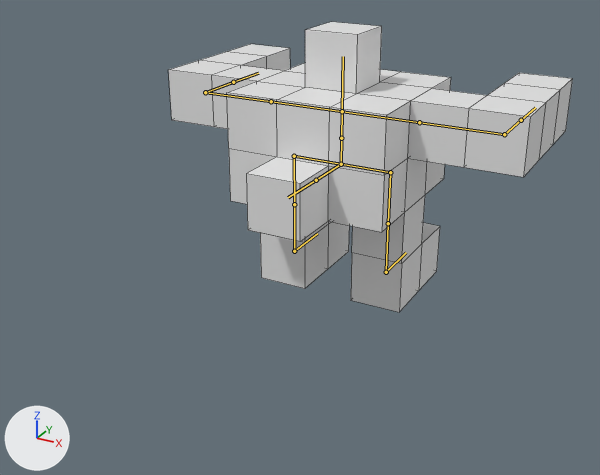
One commit to the Blender file Assets/Player.blend: the scene before it, then after it.
Rendered twice from a 50 mm camera at (6.45, -13.32, 7.49) aimed at (-0.26, -1.12, 1.39). Lighting does not change. The marker at lower left points along +X, +Y and +Z. The bones that bend it are drawn over the model as lines. Mesh edges are drawn as thin lines.

Names of what the first picture shows: 'Player'.
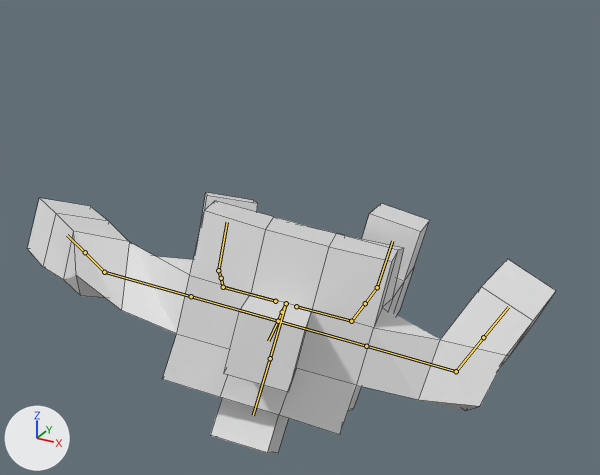
The newer file adds an action. The first version stands in its rest pose; the second is drawn at frame 101 of the action 'Die'.

Where the change shows, as pixel boxes (x1, y1, x2, y2) in the pictures (600 x 475 px):
'Player', posed (31% wider, 10% shorter): before (169, 22, 573, 312); after (27, 192, 556, 453)
bone 'Root', root to tip: before (341, 164) to (341, 138); after (286, 303) to (282, 312)
bone 'ForeArm_L', root to tip: before (504, 134) to (521, 120); after (456, 371) to (483, 337)
bone 'ForeArm_R', root to tip: before (205, 92) to (233, 82); after (104, 272) to (85, 252)
bone 'Hip_L', root to tip: before (341, 164) to (390, 172); after (296, 306) to (351, 321)
bone 'Leg_L.001', root to tip: before (390, 172) to (388, 223); after (351, 321) to (365, 303)
bone 'Hip_R', root to tip: before (341, 164) to (294, 156); after (275, 301) to (223, 287)
bone 'Leg_R.001', root to tip: before (294, 156) to (294, 204); after (223, 287) to (221, 278)
bone 'Tail', root to tip: before (341, 164) to (316, 180); after (286, 303) to (270, 358)

The change, as a list of edits to the scene's bpy script:
```text
Change bone_root:
    where bone_root = bpy.data.objects['Armature'].pose.bones['Root']
    bone_root.location: (0.0, 0.0, 0.0) -> (0.0, -1.96, 2.09)
    bone_root.rotation_quaternion: (1.0, 0.0, 0.0, 0.0) -> (0.772, 0.603, 0.06, -0.189)  # degrees (0, 0, 0) -> degrees (74, 19, -13)
Change bone_forearm_l:
    where bone_forearm_l = bpy.data.objects['Armature'].pose.bones['ForeArm_L']  # child of 'Arm_L'
    bone_forearm_l.rotation_quaternion: (1.0, 0.0, 0.0, 0.0) -> (0.843, -0.495, -0.072, -0.196)  # degrees (0, 0, 0) -> degrees (-58, -18, -16)
Change bone_forearm_r:
    where bone_forearm_r = bpy.data.objects['Armature'].pose.bones['ForeArm_R']  # child of 'Arm_R'
    bone_forearm_r.rotation_quaternion: (1.0, 0.0, 0.0, 0.0) -> (0.65, -0.678, 0.259, 0.223)  # degrees (0, 0, 0) -> degrees (-94, 40, -5)
Change bone_hip_l:
    where bone_hip_l = bpy.data.objects['Armature'].pose.bones['Hip_L']
    bone_hip_l.location: (0.0, 0.0, 0.0) -> (2.05, 0.19, -1.99)
    bone_hip_l.rotation_quaternion: (1.0, 0.0, 0.0, 0.0) -> (0.897, -0.102, 0.425, 0.065)  # degrees (0, 0, 0) -> degrees (-12, 51, 3)
Change bone_leg_l_001:
    where bone_leg_l_001 = bpy.data.objects['Armature'].pose.bones['Leg_L.001']  # child of 'Hip_L'
    bone_leg_l_001.rotation_quaternion: (1.0, 0.0, 0.0, 0.0) -> (0.965, -0.256, 0.054, 0.006)  # degrees (0, 0, 0) -> degrees (-30, 6, -1)
Change bone_hip_r:
    where bone_hip_r = bpy.data.objects['Armature'].pose.bones['Hip_R']
    bone_hip_r.location: (0.0, 0.0, 0.0) -> (-2.13, 0.19, -1.94)
    bone_hip_r.rotation_quaternion: (1.0, 0.0, 0.0, 0.0) -> (0.897, 0.102, -0.425, 0.065)  # degrees (0, 0, 0) -> degrees (12, -51, 3)
Change bone_leg_r_001:
    where bone_leg_r_001 = bpy.data.objects['Armature'].pose.bones['Leg_R.001']  # child of 'Hip_R'
    bone_leg_r_001.location: (0.0, 0.0, 0.0) -> (-0.01, -0.15, -0.12)
    bone_leg_r_001.rotation_quaternion: (1.0, 0.0, 0.0, 0.0) -> (0.971, -0.148, -0.052, -0.179)  # degrees (0, 0, 0) -> degrees (-16, -9, -20)
Change bone_tail:
    where bone_tail = bpy.data.objects['Armature'].pose.bones['Tail']
    bone_tail.location: (0.0, 0.0, 0.0) -> (0.0, 2.09, -1.96)
    bone_tail.rotation_quaternion: (1.0, 0.0, 0.0, 0.0) -> (0.897, -0.425, -0.102, 0.065)  # degrees (0, 0, 0) -> degrees (-51, -7, 12)
```
